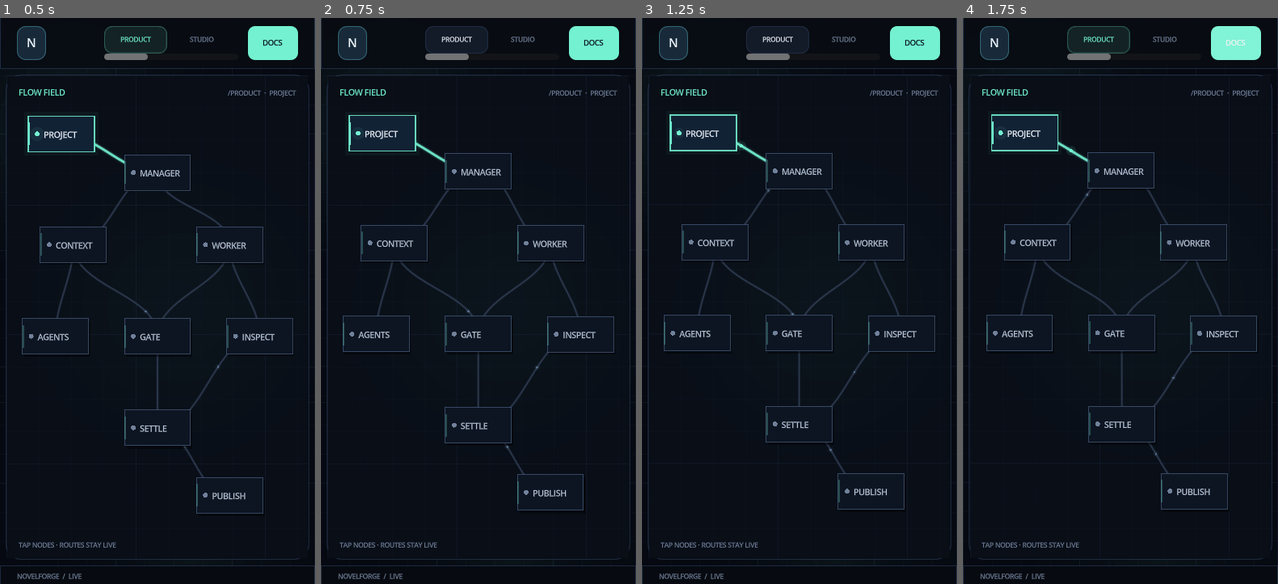
Above: before the commit, frames 1-4 (left to right).
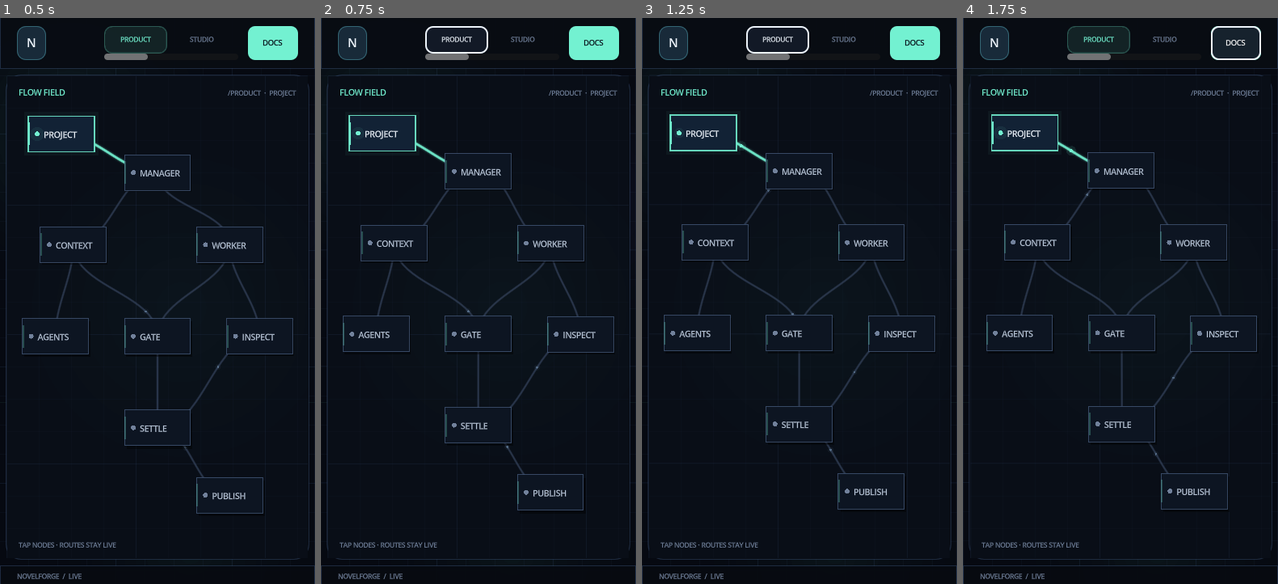
Above: after the commit, the same moments.

Repository: xiaooye/Quillframe
Game: Godot game, scene res://Main.tscn
Same seed, same stepped clock (60 frames per second), same inputs: the game is played once before the commit and once after it.
Inputs:
- Up to frame 1 (0.5 s): no input
- Up to frame 2 (0.75 s): click "PRODUCT" at 0.5 s
- Up to frame 3 (1.25 s): no input
- Up to frame 4 (1.75 s): click "ARCHITECTURE" at 1.25 s

Frame 1 is identical in both runs. In frame 2, 0.2% of the frame differs, in the area x 33-54%, y 1-7%; in frame 3, 0.2%; in frame 4, 0.9%, in the area x 78-95%, y 1-8%.
Error after the commit: Parse Error: Cannot infer the type of "row" variable because the value doesn't have a set type. (res://scripts/locale_bridge.gd:146)

Commit message:
feat(site): preserve locale and accessibility in Godot runtime

Diff:
--- a/site/godot/Main.tscn
+++ b/site/godot/Main.tscn
@@ -1,7 +1,9 @@
-[gd_scene load_steps=3 format=3]
+[gd_scene load_steps=5 format=3]
 
 [ext_resource type="Script" path="res://scripts/main.gd" id="1_main"]
 [ext_resource type="Script" path="res://scripts/browser_route_bridge.gd" id="2_browser_route_bridge"]
+[ext_resource type="Script" path="res://scripts/locale_bridge.gd" id="3_locale_bridge"]
+[ext_resource type="Script" path="res://scripts/accessibility_bridge.gd" id="4_accessibility_bridge"]
 
 [node name="NovelForge" type="Control"]
 layout_mode = 3
@@ -14,3 +16,9 @@
 
 [node name="BrowserRouteBridge" type="Node" parent="."]
 script = ExtResource("2_browser_route_bridge")
+
+[node name="LocaleBridge" type="Node" parent="."]
+script = ExtResource("3_locale_bridge")
+
+[node name="AccessibilityBridge" type="Node" parent="."]
+script = ExtResource("4_accessibility_bridge")
--- /dev/null
+++ b/site/godot/scripts/accessibility_bridge.gd
@@ -0,0 +1,72 @@
+extends Node
+
+const MIN_TARGET := 44.0
+
+var _host: Control
+var _document = null
+var _reduced_motion := false
+
+func _ready() -> void:
+	_host = get_parent() as Control
+	if OS.has_feature("web"):
+		_document = JavaScriptBridge.get_interface("document")
+		_reduced_motion = bool(JavaScriptBridge.eval("window.matchMedia('(prefers-reduced-motion: reduce)').matches"))
+	call_deferred("_install")
+
+func _install() -> void:
+	if not is_instance_valid(_host):
+		return
+	_apply_controls(_host)
+	_apply_motion_preference()
+	if not _host.resized.is_connected(_on_host_resized):
+		_host.resized.connect(_on_host_resized)
+	_publish_state()
+
+func _on_host_resized() -> void:
+	call_deferred("_refresh_controls")
+
+func _refresh_controls() -> void:
+	if is_instance_valid(_host):
+		_apply_controls(_host)
+		_publish_state()
+
+func _apply_controls(node: Node) -> void:
+	if node is Button:
+		node.focus_mode = Control.FOCUS_ALL
+		node.custom_minimum_size = Vector2(maxf(node.custom_minimum_size.x, MIN_TARGET), maxf(node.custom_minimum_size.y, MIN_TARGET))
+		node.add_theme_stylebox_override("focus", _focus_style())
+	for child in node.get_children():
+		_apply_controls(child)
+
+func _apply_motion_preference() -> void:
+	var map = _host.get("_map")
+	var backdrop = _host.get("_backdrop")
+	if map is Node:
+		map.set_process(not _reduced_motion)
+		if map is CanvasItem:
+			map.queue_redraw()
+	if backdrop is Node:
+		backdrop.set_process(not _reduced_motion)
+		if backdrop is CanvasItem:
+			backdrop.queue_redraw()
+
+func _publish_state() -> void:
+	if _document == null:
+		return
+	_document.documentElement.dataset.novelforgeA11y = "ready"
+	_document.documentElement.dataset.novelforgeTarget = "44"
+	_document.documentElement.dataset.novelforgeMotion = "reduced" if _reduced_motion else "full"
+
+func _focus_style() -> StyleBoxFlat:
+	var style := StyleBoxFlat.new()
+	style.bg_color = Color(0.07, 0.10, 0.15, 0.96)
+	style.border_color = Color("eef4fb")
+	style.border_width_left = 2
+	style.border_width_right = 2
+	style.border_width_top = 2
+	style.border_width_bottom = 2
+	style.corner_radius_top_left = 9
+	style.corner_radius_top_right = 9
+	style.corner_radius_bottom_left = 9
+	style.corner_radius_bottom_right = 9
+	return style
--- a/site/godot/scripts/browser_route_bridge.gd
+++ b/site/godot/scripts/browser_route_bridge.gd
@@ -33,6 +33,9 @@
 	var host := get_parent()
 	if is_instance_valid(host) and host.has_method("_navigate"):
 		host.call("_navigate", path, false)
+		var locale_bridge = host.get_node_or_null("LocaleBridge")
+		if locale_bridge != null and locale_bridge.has_method("apply_current_locale"):
+			locale_bridge.call_deferred("apply_current_locale")
 	_publish_route(path)
 
 func _browser_path() -> String:
--- /dev/null
+++ b/site/godot/scripts/locale_bridge.gd
@@ -0,0 +1,250 @@
+extends Node
+
+const LOCALE_EN := "en-US"
+const LOCALE_ZH := "zh-CN"
+const STORAGE_KEY := "novelforge.locale"
+
+const ZH := {
+	"PRODUCT": "产品",
+	"ARCHITECTURE": "架构",
+	"PUBLICATION": "出版",
+	"INSPECT": "检查",
+	"PLAYGROUND": "实验",
+	"AGENTS": "智能体",
+	"DOCS": "文档",
+	"DOCS  ↗": "文档  ↗",
+	"●  LIVE": "●  运行中",
+	"SPATIAL PRODUCTION SYSTEM": "空间化长篇生产系统",
+	"SURFACE CONTRACT": "界面契约",
+	"SYSTEM STATUS": "系统状态",
+	"Runtime ready": "运行时就绪",
+	"ENGINE": "引擎",
+	"RENDERER": "渲染器",
+	"SURFACE": "界面",
+	"2D + spatial depth": "2D + 空间景深",
+	"Astro boundary": "Astro 边界",
+	"BROWSER ROUTE": "浏览器路由",
+	"BOUND OBJECT": "绑定对象",
+	"PRODUCT CHANGELOG  →": "产品更新  →",
+	"NOVELFORGE  /  PRODUCT RUNTIME": "NOVELFORGE  /  产品运行时",
+	"NOVELFORGE  /  LIVE": "NOVELFORGE  /  运行中",
+	"GODOT WEB  ·  ROUTED CANVAS  ·  ASTRO DOCS": "GODOT WEB  ·  路由画布  ·  ASTRO 文档",
+	"Select topology nodes to move between live product surfaces.": "选择拓扑节点，在当前运行时中切换产品界面。",
+	"Browser history remains synchronized with the live scene. Documentation intentionally hard-navigates into a separate semantic HTML application.": "浏览器历史会与当前场景保持同步；文档则有意跳转到独立的语义化 HTML 应用。",
+	"PRODUCT / CONTROL SURFACE": "产品 / 控制界面",
+	"A spatial production environment for agentic long-form fiction. Move through the system as one live workspace instead of a pile of disconnected tools.": "面向智能体长篇小说生产的空间化环境。把整套系统当作一个持续运行的工作空间，而不是一堆彼此割裂的工具。",
+	"START / ROUTED ENTRY": "开始 / 路由入口",
+	"Enter the production system": "进入长篇生产系统",
+	"Choose a working surface without tearing down the shared runtime. Browser-addressable routes stay synchronized with the live scene.": "在不重启共享运行时的前提下选择工作界面；可直接访问的浏览器路由会始终与当前场景同步。",
+	"PRODUCT / UNIFIED SHELL": "产品 / 统一外壳",
+	"One runtime, explicit boundaries": "一个运行时，边界明确",
+	"Production, inspection, publication, and agent surfaces share one visual language while the documentation app remains intentionally separate.": "生产、检查、出版与智能体界面共享同一套视觉语言，而文档应用保持有意分离。",
+	"STUDIO / PRODUCTION": "STUDIO / 生产",
+	"Production terminal": "生产终端",
+	"Context enters a worker, candidate output reaches a gate, and approved state can move toward settlement. The workflow remains spatially legible while you work.": "上下文进入 worker，候选输出抵达 gate，通过后再走向 settlement。整个工作流在操作过程中始终保持空间上的可读性。",
+	"ARCHITECTURE / TOPOLOGY": "架构 / 拓扑",
+	"Live system topology": "实时系统拓扑",
+	"Read NovelForge as a moving system. Follow routed packets across orchestration, execution, verification, settlement, and publication boundaries.": "把 NovelForge 当作一个持续运动的系统来阅读：沿着路由数据包跨越编排、执行、验证、settlement 与出版边界。",
+	"PUBLICATION / DERIVED OUTPUT": "出版 / 派生输出",
+	"Accepted state, rendered outward": "从已接受状态向外渲染",
+	"Publication stays visually downstream of accepted state. Export is presented as a derived surface, never as a parallel source of truth.": "Publication 在视觉上始终位于 accepted state 下游；导出只是派生界面，从不成为平行的 source of truth。",
+	"INSPECT / OBSERVABILITY": "检查 / 可观测性",
+	"Exact projections": "精确投影",
+	"Inspect runtime state, fingerprints, handoffs, and evidence without presenting an observation surface as mutation authority.": "检查运行时状态、fingerprint、handoff 与 evidence，同时明确观察界面本身不拥有修改 authority。",
+	"PLAYGROUND / LOCAL EXPERIMENT": "实验 / 本地推演",
+	"Safe local experiments": "安全的本地实验",
+	"Exercise deterministic projections and preview flows against explicit inputs while keeping experiments visually distinct from accepted production state.": "针对明确输入运行确定性 projection 与 preview flow，并在视觉上让实验状态与已接受的生产状态保持清楚区别。",
+	"AGENTS / EXECUTION": "智能体 / 执行",
+	"Observable execution": "可观测执行",
+	"Manager, worker, gate, and handoff relationships appear as a coordinated system. The UI emphasizes explicit state transitions over chat-shaped abstraction.": "Manager、worker、gate 与 handoff 以协同系统出现；界面优先表达明确的状态迁移，而不是把一切塞进聊天框。",
+	"CHANGELOG / PRODUCT EVOLUTION": "更新记录 / 产品演进",
+	"Runtime evolution": "运行时演进",
+	"Product changes remain visible inside the shared scene while long-form reference material stays in the semantic documentation application.": "产品变化继续呈现在共享场景中，而长篇参考资料保留在语义化文档应用里。",
+	"OPEN STUDIO": "打开 STUDIO",
+	"EXPLORE SYSTEM": "探索系统",
+	"VIEW ARCHITECTURE": "查看架构",
+	"INSPECT RUNTIME": "检查运行时",
+	"VIEW AGENTS": "查看智能体",
+	"OPEN PLAYGROUND": "打开实验区",
+	"INSPECT STATE": "检查状态",
+	"INSPECT SOURCE": "检查来源",
+	"VIEW SYSTEM": "查看系统",
+	"BACK TO PRODUCT": "返回产品",
+	"Pinned project state and product entry boundary.": "固定的项目状态与产品入口边界。",
+	"Orchestration surface coordinating context, workers, gates, and handoffs.": "协调 context、worker、gate 与 handoff 的编排界面。",
+	"Sparse working context assembled for the current execution surface.": "为当前执行界面组装的稀疏工作上下文。",
+	"Execution surface producing a candidate from explicit inputs and mode constraints.": "依据明确输入与 mode 约束生成 candidate 的执行界面。",
+	"Specialized execution roles exposed as observable participants in the run.": "以可观测参与者形式暴露的专门执行角色。",
+	"Verification boundary evaluating a candidate before downstream acceptance.": "在下游接受前评估 candidate 的验证边界。",
+	"Read-only projection surface for state, receipts, and runtime evidence.": "面向 state、receipt 与 runtime evidence 的只读投影界面。",
+	"Controlled boundary that separates accepted state from transient candidates.": "把 accepted state 与临时 candidate 分开的受控边界。",
+	"Derived output surface rendered from accepted upstream state.": "从已接受的上游状态渲染出的派生输出界面。"
+}
+
+var _host: Control
+var _window = null
+var _document = null
+var _locale := LOCALE_EN
+var _toggle: Button
+var _reverse: Dictionary = {}
+var _browser_locale_callback = null
+
+func _ready() -> void:
+	_host = get_parent() as Control
+	for english in ZH:
+		_reverse[ZH[english]] = english
+
+	if OS.has_feature("web"):
+		_window = JavaScriptBridge.get_interface("window")
+		_document = JavaScriptBridge.get_interface("document")
+		var saved := ""
+		if _window != null and _window.localStorage != null:
+			var stored = _window.localStorage.getItem(STORAGE_KEY)
+			if stored != null:
+				saved = str(stored)
+		if saved == LOCALE_EN or saved == LOCALE_ZH:
+			_locale = saved
+		else:
+			var navigator = JavaScriptBridge.get_interface("navigator")
+			if navigator != null and str(navigator.language).to_lower().begins_with("zh"):
+				_locale = LOCALE_ZH
+
+		_browser_locale_callback = JavaScriptBridge.create_callback(_set_locale_from_browser)
+		_window.__novelforgeSetLocale = _browser_locale_callback
+
+	call_deferred("_install")
+
+func _install() -> void:
+	if not is_instance_valid(_host):
+		return
+	_install_toggle()
+	_replace_docs_handler()
+	_hook_product_controls()
+	if not _host.resized.is_connected(_on_host_resized):
+		_host.resized.connect(_on_host_resized)
+	apply_current_locale()
+	var accessibility_bridge = _host.get_node_or_null("AccessibilityBridge")
+	if accessibility_bridge != null and accessibility_bridge.has_method("_refresh_controls"):
+		accessibility_bridge.call_deferred("_refresh_controls")
+
+func _install_toggle() -> void:
+	if is_instance_valid(_toggle):
+		return
+	var docs_button = _host.get("_docs_button")
+	if not (docs_button is Button):
+		return
+	_toggle = Button.new()
+	_toggle.name = "LocaleToggle"
+	_toggle.custom_minimum_size = Vector2(64, 44)
+	_toggle.add_theme_font_size_override("font_size", 9)
+	_toggle.add_theme_color_override("font_color", Color("b8c5d8"))
+	_toggle.add_theme_color_override("font_hover_color", Color("eef4fb"))
+	_toggle.add_theme_stylebox_override("normal", _button_style(Color(0.035, 0.05, 0.08, 0.72), Color(0.22, 0.31, 0.45, 0.46)))
+	_toggle.add_theme_stylebox_override("hover", _button_style(Color(0.07, 0.10, 0.15, 0.90), Color(0.32, 0.42, 0.58, 0.65)))
+	_toggle.set_meta("novelforge_locale_hooked", true)
+	_toggle.pressed.connect(_toggle_locale)
+	var row := docs_button.get_parent()
+	row.add_child(_toggle)
+	row.move_child(_toggle, docs_button.get_index())
+
+func _replace_docs_handler() -> void:
+	var docs_button = _host.get("_docs_button")
+	if not (docs_button is Button):
+		return
+	for connection in docs_button.pressed.get_connections():
+		var callable: Callable = connection["callable"]
+		if docs_button.pressed.is_connected(callable):
+			docs_button.pressed.disconnect(callable)
+	docs_button.pressed.connect(_open_docs)
+
+func _hook_product_controls() -> void:
+	_hook_buttons_recursive(_host)
+	var map = _host.get("_map")
+	if map != null and map.has_signal("node_selected") and not map.has_meta("novelforge_locale_hooked"):
+		map.set_meta("novelforge_locale_hooked", true)
+		map.node_selected.connect(Callable(self, "_after_product_interaction").unbind(1))
+
+func _hook_buttons_recursive(node: Node) -> void:
+	if node is Button and node != _toggle and not node.has_meta("novelforge_locale_hooked"):
+		node.set_meta("novelforge_locale_hooked", true)
+		node.pressed.connect(_after_product_interaction)
+	for child in node.get_children():
+		_hook_buttons_recursive(child)
+
+func _after_product_interaction() -> void:
+	call_deferred("apply_current_locale")
+
+func _on_host_resized() -> void:
+	call_deferred("apply_current_locale")
+
+func _toggle_locale() -> void:
+	_set_locale(LOCALE_EN if _locale == LOCALE_ZH else LOCALE_ZH)
+
+func _set_locale(locale: String) -> void:
+	_locale = LOCALE_ZH if locale == LOCALE_ZH else LOCALE_EN
+	if _window != null and _window.localStorage != null:
+		_window.localStorage.setItem(STORAGE_KEY, _locale)
+	apply_current_locale()
+
+func _set_locale_from_browser(args: Array) -> void:
+	if args.size() > 0:
+		_set_locale(str(args[0]))
+
+func apply_current_locale() -> void:
+	if not is_instance_valid(_host):
+		return
+	var translated := _apply_node(_host)
+	_hook_product_controls()
+	if is_instance_valid(_toggle):
+		_toggle.text = "EN" if _locale == LOCALE_ZH else "中文"
+		_toggle.tooltip_text = "Switch to English" if _locale == LOCALE_ZH else "切换到简体中文"
+	_publish_locale(translated)
+
+func _apply_node(node: Node) -> int:
+	var count := 0
+	if node is Label or node is Button:
+		var current := str(node.text)
+		var had_arrow := current.ends_with("  →")
+		var english := _english_form(current)
+		if ZH.has(english):
+			var next := str(ZH[english]) if _locale == LOCALE_ZH else english
+			if had_arrow:
+				next += "  →"
+			node.text = next
+			count += 1
+	for child in node.get_children():
+		count += _apply_node(child)
+	return count
+
+func _english_form(text: String) -> String:
+	var base := text.trim_suffix("  →") if text.ends_with("  →") else text
+	return str(_reverse.get(base, base))
+
+func _open_docs() -> void:
+	var target := "/docs/en/" if _locale == LOCALE_EN else "/docs/"
+	if _window != null:
+		_window.location.assign(target)
+	else:
+		print("Docs: %s" % target)
+
+func _publish_locale(translated_count: int) -> void:
+	if _document == null:
+		return
+	_document.documentElement.lang = "zh-CN" if _locale == LOCALE_ZH else "en"
+	_document.documentElement.dataset.novelforgeLocale = _locale
+	_document.documentElement.dataset.novelforgeLocaleApplied = str(translated_count)
+	_document.documentElement.dataset.novelforgeDocsRoot = "/docs/" if _locale == LOCALE_ZH else "/docs/en/"
+
+func _button_style(bg: Color, border: Color) -> StyleBoxFlat:
+	var style := StyleBoxFlat.new()
+	style.bg_color = bg
+	style.border_color = border
+	style.border_width_left = 1
+	style.border_width_right = 1
+	style.border_width_top = 1
+	style.border_width_bottom = 1
+	style.corner_radius_top_left = 9
+	style.corner_radius_top_right = 9
+	style.corner_radius_bottom_left = 9
+	style.corner_radius_bottom_right = 9
+	return style
Not shown, changed: site/package.json
Not shown, changed: site/scripts/docs-platform-quality.mjs
Not shown, changed: site/scripts/godot-browser-proof.mjs
Not shown, changed: site/scripts/godot-web-quality.mjs
